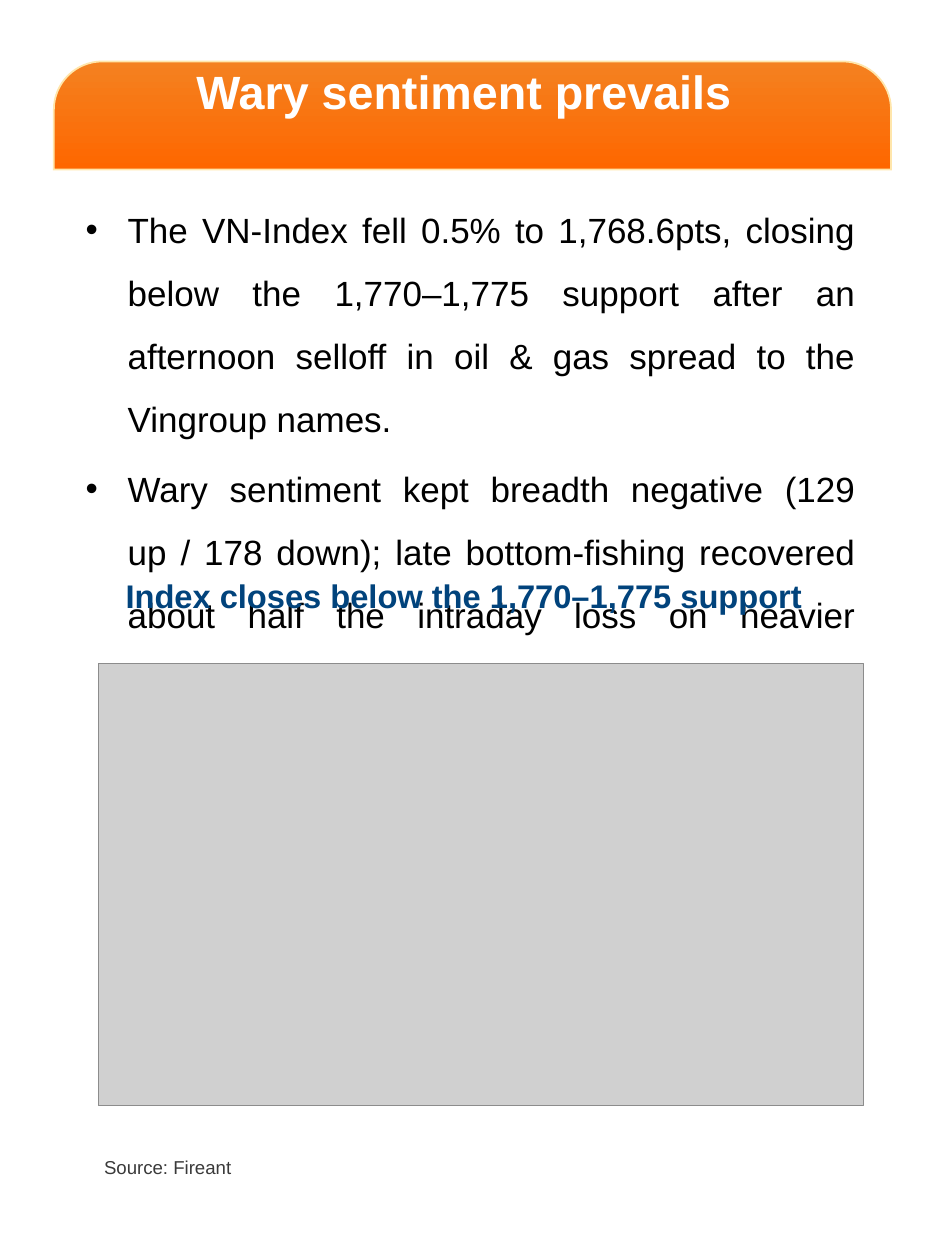
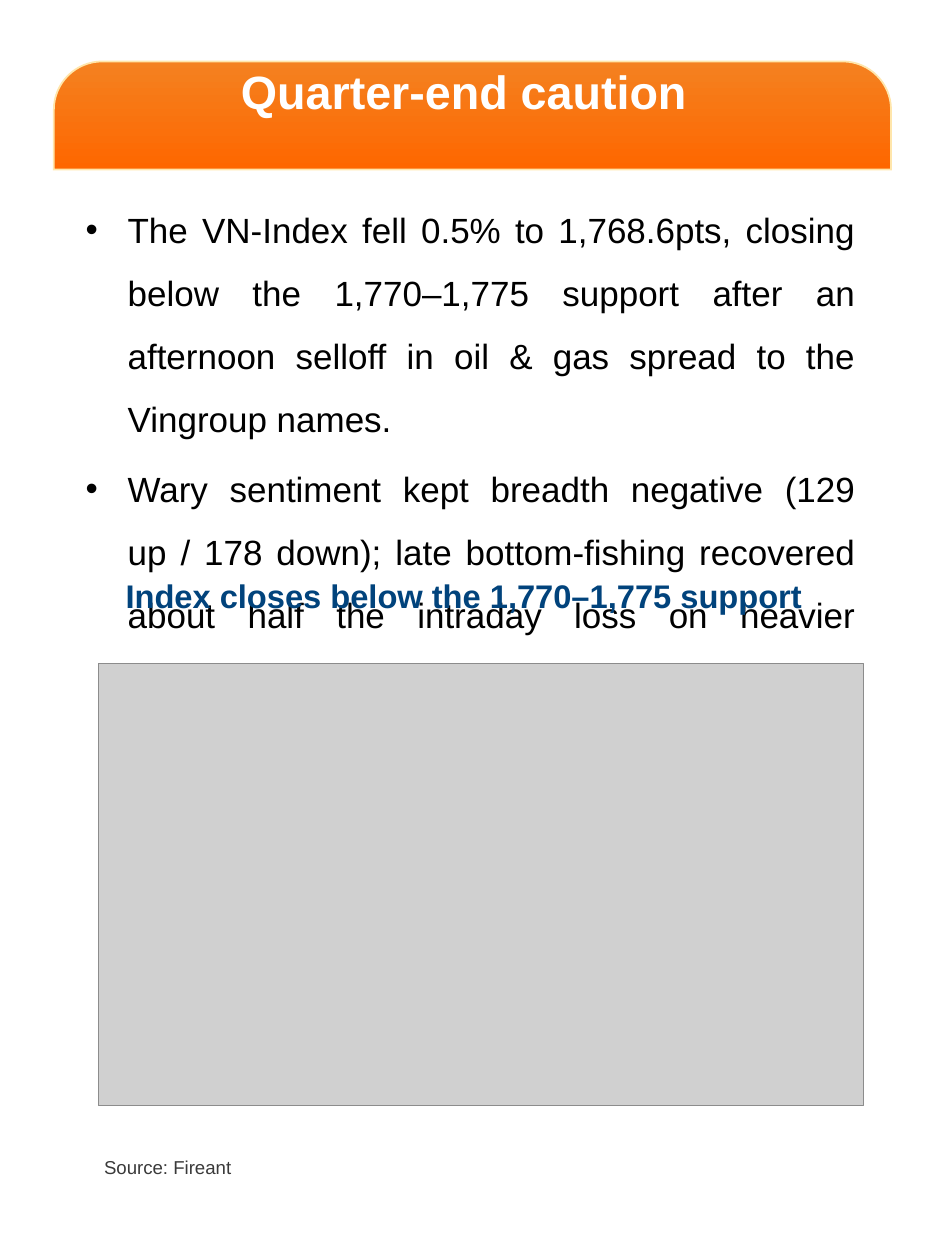
Before and after one commit to datquanton/verbose-guide, a slide deck: slide 2 of DailyReport_Mobile_EN_20261001.pptx. Drawn at 945x1260 pixels with LibreOffice and Linux fonts; fonts in the diff are those of the drawing; grey boxes stand for pictures; background and template pictures are left out. Boxes give left, top, right and bottom in pixels: in the first picture for what was removed or moved away, otherwise in the second. Text is boxed around its words. In the diff, an @@ line names an element or a change of style, - is before the commit and + after.

```diff
--- a/DailyReport_Mobile_EN_20261001.pptx
+++ b/DailyReport_Mobile_EN_20261001.pptx
@@ text at (x1=241, y1=75, x2=687, y2=118): text changed @@
-Wary sentiment prevails
+Quarter-end caution
```
Also in this commit, not shown: 1 other slide changed, 1 other file.
